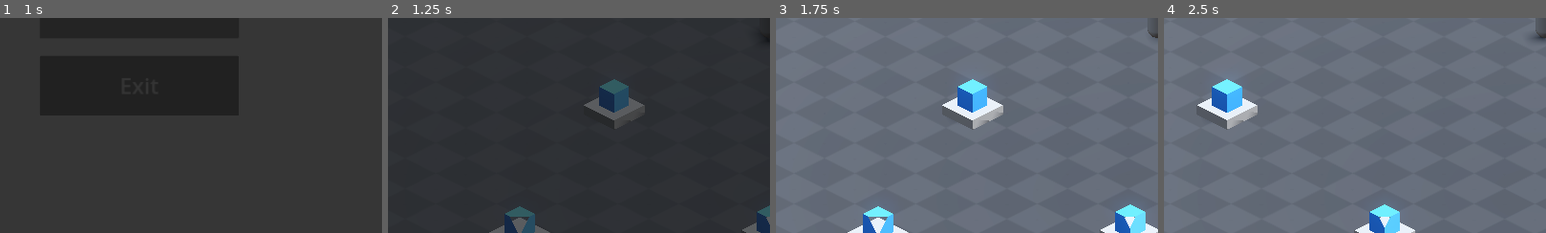
Above: before the commit, frames 1-4 (left to right).
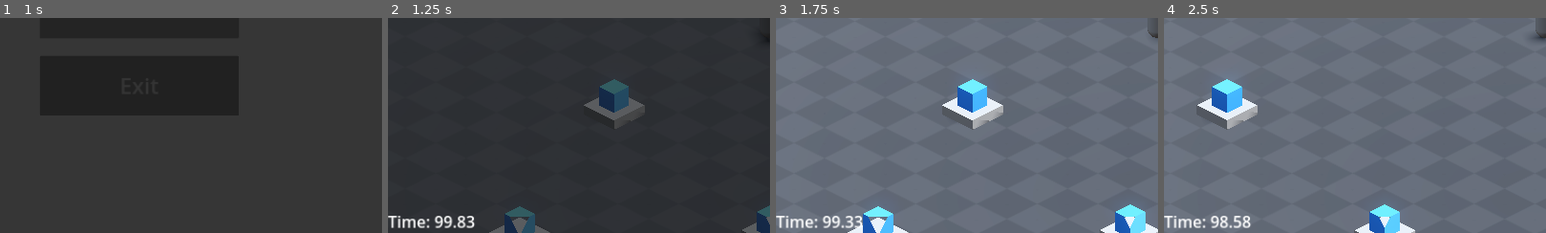
Above: after the commit, the same moments.

Repository: YordanosZt/brackeys-game-jam
Game: Godot game, scene res://UI/main_menu.tscn
The game is run twice, just before and just after one commit, with the same random seed, the same clock (stepped at 60 frames per second) and the same inputs.
Inputs (mouse positions are % of the whole screen's width and height, from its top left):
- Up to frame 1 (1 s): click "Start" at 0.5 s
- Up to frame 2 (1.25 s): no input
- Up to frame 3 (1.75 s): tap Enter at 1.25 s; move the mouse to (72, 45) at 1.27 s; hold D (right) from 1.28 s (still down); tap Backspace at 1.35 s; click (72, 45) at 1.42 s
- Up to frame 4 (2.5 s): release D (right) at 2 s; drag from (30, 55) to (45, 70) at 2.02 s
The pictures show only the part of the screen within x 0-50%, y 50-100%; the shares and areas given below are measured in that part.

Frame 1 is identical in both runs. In frame 2, 0.7% of the frame differs, in the area x 0-23%, y 92-98%; in frame 3, 0.7%; in frame 4, 0.7%.

Commit message:
Add time pressure

Diff:
--- a/Scenes/level.gd
+++ b/Scenes/level.gd
@@ -1,10 +1,29 @@
 extends Node3D
 
+var is_paused: bool = false
 @onready var pause_menu: PanelContainer = %PauseMenu
-var is_paused: bool = false
+
+@export var max_time: float = 100.0
+@onready var current_time: float = max_time
+@onready var time_label: Label = %TimeLabel
+
+func _ready() -> void:
+	time_label.text = "Time: " + str(int(current_time * 100) / 100.0)
 
 func _process(delta: float) -> void:
+	handle_pause()
+
+	handle_time_pressure(delta)
+
+func handle_pause() -> void:
 	if Input.is_action_just_pressed("pause"):
 		is_paused = !is_paused
 		Engine.time_scale = 0 if is_paused else 1
 		pause_menu.visible = is_paused
+
+func handle_time_pressure(delta) -> void:
+	current_time -= delta
+	time_label.text = "Time: " + str(int(current_time * 100) / 100.0)
+
+	if current_time <= 0:
+		time_label.text = str("You Lost!")
--- a/Scenes/world.tscn
+++ b/Scenes/world.tscn
@@ -47,7 +47,7 @@
 tracks/0/type = "value"
 tracks/0/imported = false
 tracks/0/enabled = true
-tracks/0/path = NodePath("ColorRect:color")
+tracks/0/path = NodePath("fadeout:color")
 tracks/0/interp = 1
 tracks/0/loop_wrap = true
 tracks/0/keys = {
@@ -59,7 +59,7 @@
 tracks/1/type = "value"
 tracks/1/imported = false
 tracks/1/enabled = true
-tracks/1/path = NodePath("ColorRect:visible")
+tracks/1/path = NodePath("fadeout:visible")
 tracks/1/interp = 1
 tracks/1/loop_wrap = true
 tracks/1/keys = {
@@ -76,7 +76,7 @@
 tracks/0/type = "value"
 tracks/0/imported = false
 tracks/0/enabled = true
-tracks/0/path = NodePath("ColorRect:color")
+tracks/0/path = NodePath("fadeout:color")
 tracks/0/interp = 1
 tracks/0/loop_wrap = true
 tracks/0/keys = {
@@ -88,7 +88,7 @@
 tracks/1/type = "value"
 tracks/1/imported = false
 tracks/1/enabled = true
-tracks/1/path = NodePath("ColorRect:visible")
+tracks/1/path = NodePath("fadeout:visible")
 tracks/1/interp = 1
 tracks/1/loop_wrap = true
 tracks/1/keys = {
@@ -222,7 +222,7 @@
 
 [node name="CanvasLayer" type="CanvasLayer" parent="."]
 
-[node name="ColorRect" type="ColorRect" parent="CanvasLayer"]
+[node name="fadeout" type="ColorRect" parent="CanvasLayer"]
 anchors_preset = 15
 anchor_right = 1.0
 anchor_bottom = 1.0
@@ -254,5 +254,16 @@
 theme_override_font_sizes/font_size = 141
 text = "Game Paused!"
 
+[node name="TimeLabel" type="Label" parent="CanvasLayer"]
+unique_name_in_owner = true
+anchors_preset = 2
+anchor_top = 1.0
+anchor_bottom = 1.0
+offset_top = -23.0
+offset_right = 119.0
+grow_vertical = 0
+theme_override_font_sizes/font_size = 40
+text = "Time:"
+
 [node name="Crowd" parent="." instance=ExtResource("7_v5sha")]
 transform = Transform3D(1, 0, 0, 0, 1, 0, 0, 0, 1, 25, 0.510895, 6)
Not shown, changed: kanban_tasks_data.kanban
